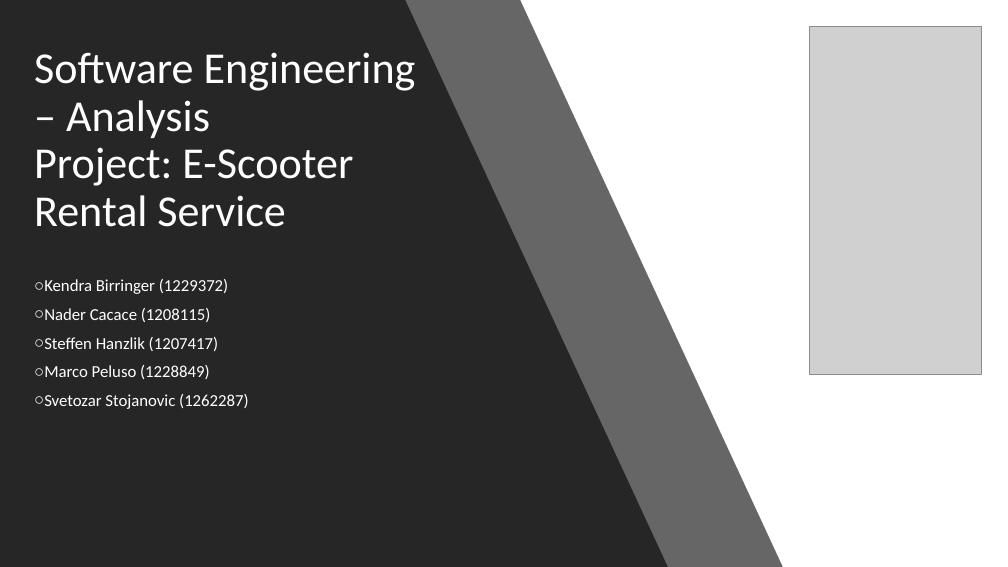
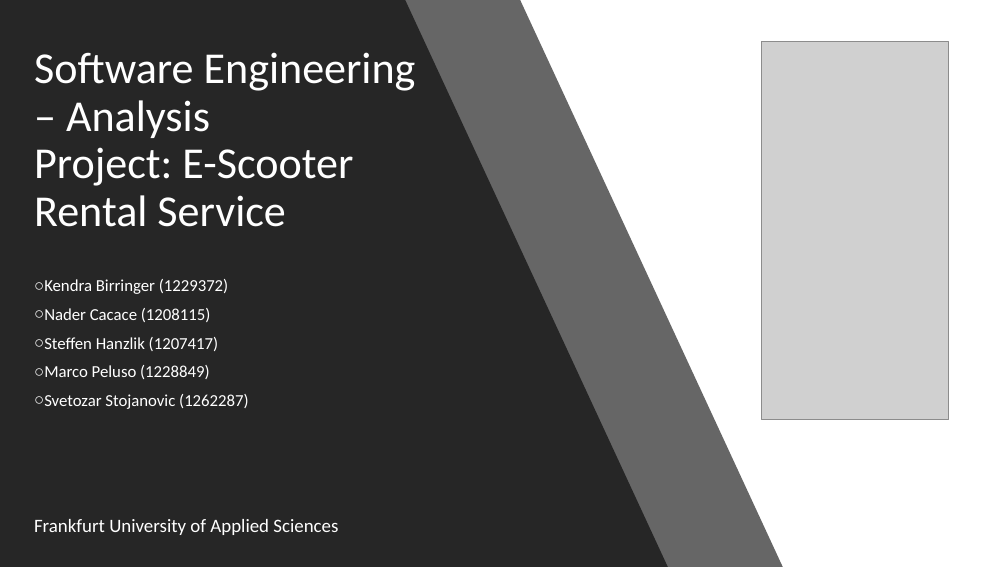
Before and after one commit to toza-mimoza/Probeklausur-Thoma, a slide deck: slide 1 of project/04-presentation/presentation.pptx. Drawn at 1008x567 pixels with LibreOffice and Linux fonts; fonts in the diff are those of the drawing; grey boxes stand for pictures. Boxes give left, top, right and bottom in pixels: in the first picture for what was removed or moved away, otherwise in the second. Text is boxed around its words. In the diff, an @@ line names an element or a change of style, - is before the commit and + after.

```diff
--- a/project/04-presentation/presentation.pptx
+++ b/project/04-presentation/presentation.pptx
@@ picture resized from (x1=809, y1=26, x2=982, y2=374) to (x1=761, y1=42, x2=949, y2=420) @@
@@ text added at (x1=34, y1=519, x2=338, y2=535), 18 pt, text #FFFFFF @@
+Frankfurt University of Applied Sciences
```
Also in this commit, not shown: 1 other slide changed, 8 slides added, 7 slides removed.
